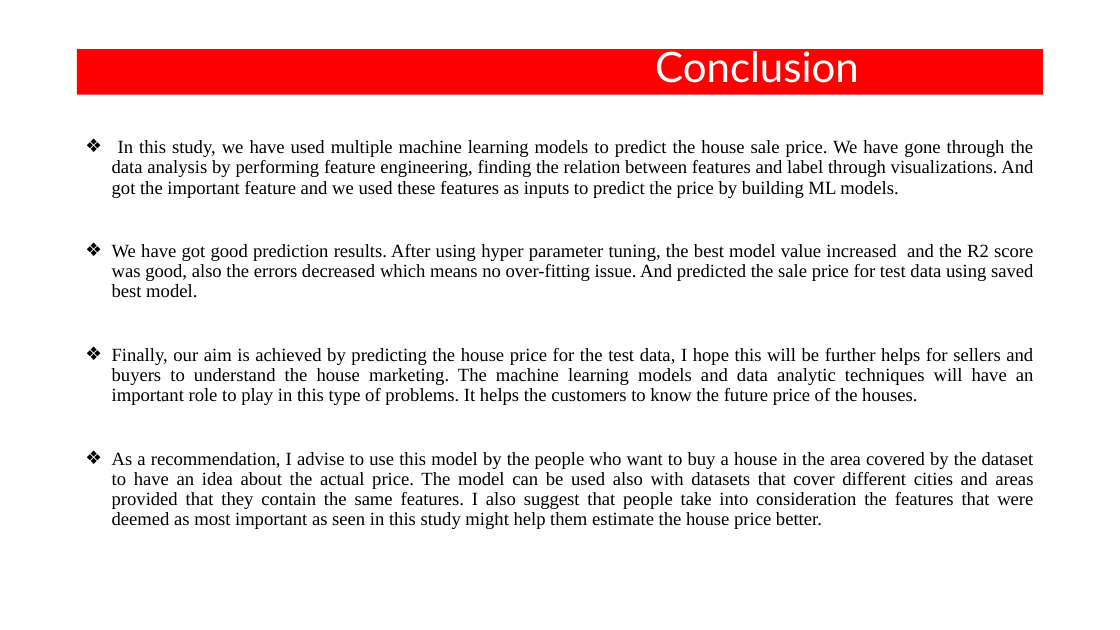
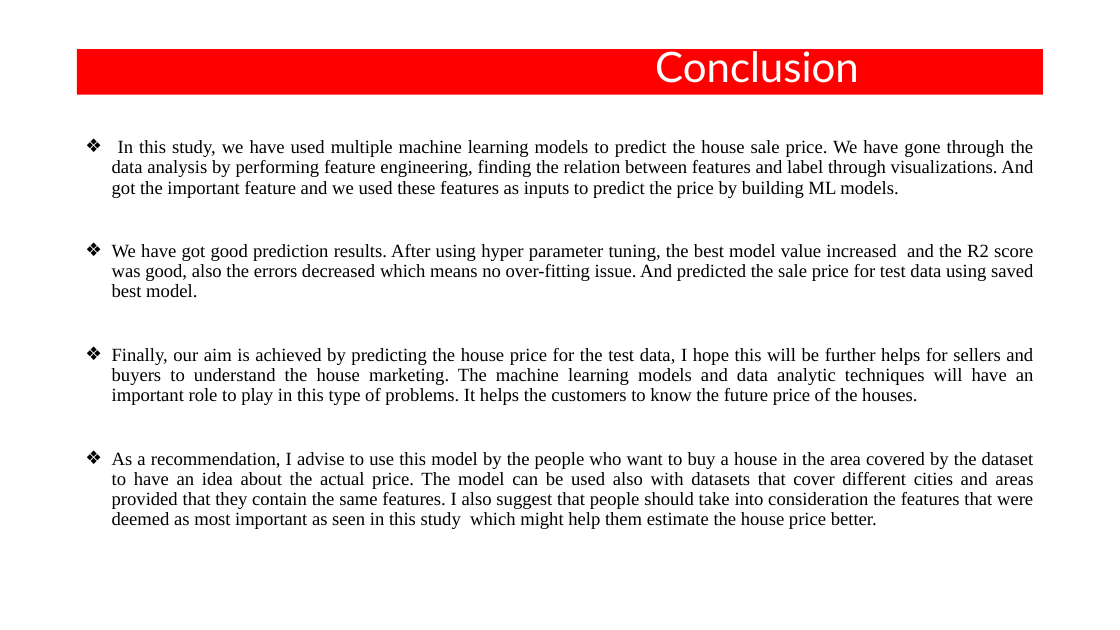
Before and after one commit to imprits/Housing-Price-Prediction, a slide deck: slide 58 of Housing Price Prediction .pptx. Drawn at 1120x630 pixels with LibreOffice and Linux fonts; fonts in the diff are those of the drawing. Boxes give left, top, right and bottom in pixels: in the first picture for what was removed or moved away, otherwise in the second. Text is boxed around its words. In the diff, an @@ line names an element or a change of style, - is before the commit and + after.

```diff
--- a/Housing Price Prediction .pptx
+++ b/Housing Price Prediction .pptx
@@ text at bbox=[112, 452, 1034, 529]: text changed @@
-❖ As a recommendation, I advise to use this model by the people who want to buy a house in the area covered by the dataset to have an idea about the actual price. The model can be used also with datasets that cover different cities and areas provided that they contain the same features. I also suggest that people take into consideration the features that were deemed as most important as seen in this study might help them estimate the house price better.
+❖ As a recommendation, I advise to use this model by the people who want to buy a house in the area covered by the dataset to have an idea about the actual price. The model can be used also with datasets that cover different cities and areas provided that they contain the same features. I also suggest that people should take into consideration the features that were deemed as most important as seen in this study which might help them estimate the house price better.
```
Also in this commit, not shown: 2 other slides changed.
